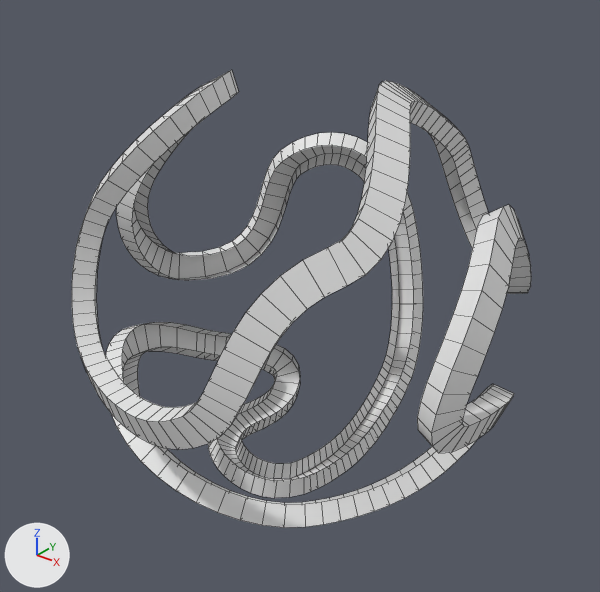
An edit to the FBX model Assets/Models/Tracks/SpherePlanet.fbx, drawn before and after from the same camera.
Before and after are seen from a camera (50 mm lens) standing at (59.2, -74.4, 45.8) and looking at (-0.4, 0.2, -0.4). Every picture has the same lights, and +X, +Y and +Z are marked at lower left. Mesh edges are drawn as thin lines. Where no turn or scale is listed for an object, it has been applied to the vertices.

The first picture shows 'SpherePlanet_Track', 'SpherePlanet_Wall'.
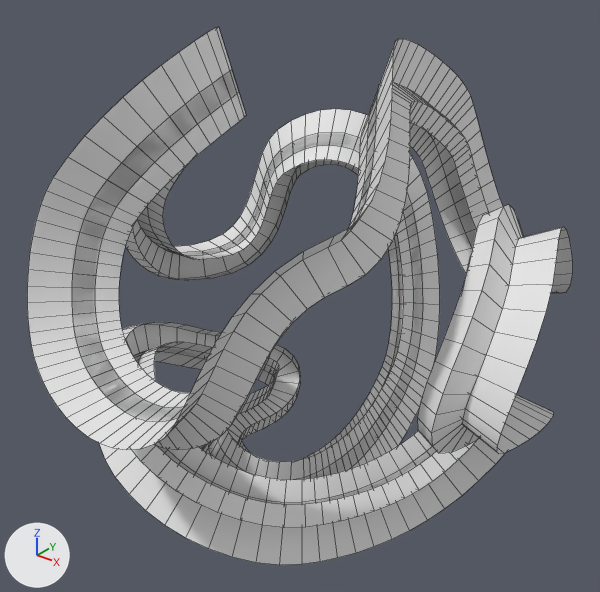
Location of each change, (x1, y1, x2, y2) in pixels of the pictures (600 x 592 px):
```json
{"object": "SpherePlanet_Right", "change": "added", "after": [27, 27, 573, 565]}
```

The change, as JSON lines over the scene's bpy script:
```json
{"op": "add", "block": "me_mesh_002", "code": ["me_mesh_002 = bpy.data.meshes.new('Mesh.002')", "me_mesh_002.from_pydata(...)  # 552 vertices, 276 faces; spans x -33.5..33.0, y -33.1..33.4, z -33.5..32.3"]}
{"op": "add", "block": "ob_sphereplanet_right", "code": ["ob_sphereplanet_right = bpy.data.objects.new('SpherePlanet_Right', me_mesh_002)", "ob_sphereplanet_right.location = (0.0, 0.0, 0.0)"]}
```
